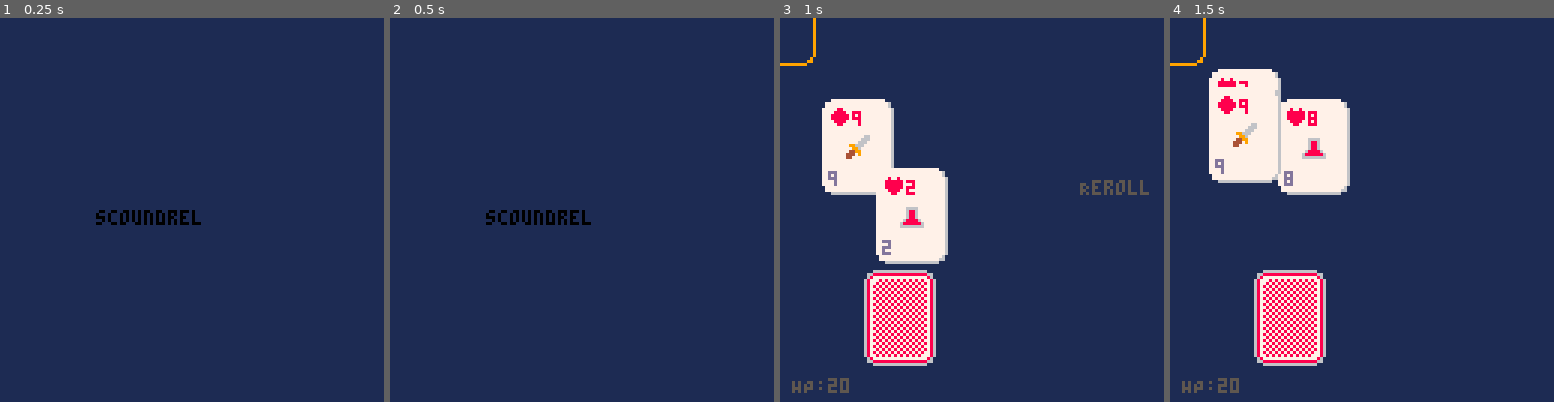
Above: before the commit, frames 1-4 (left to right).
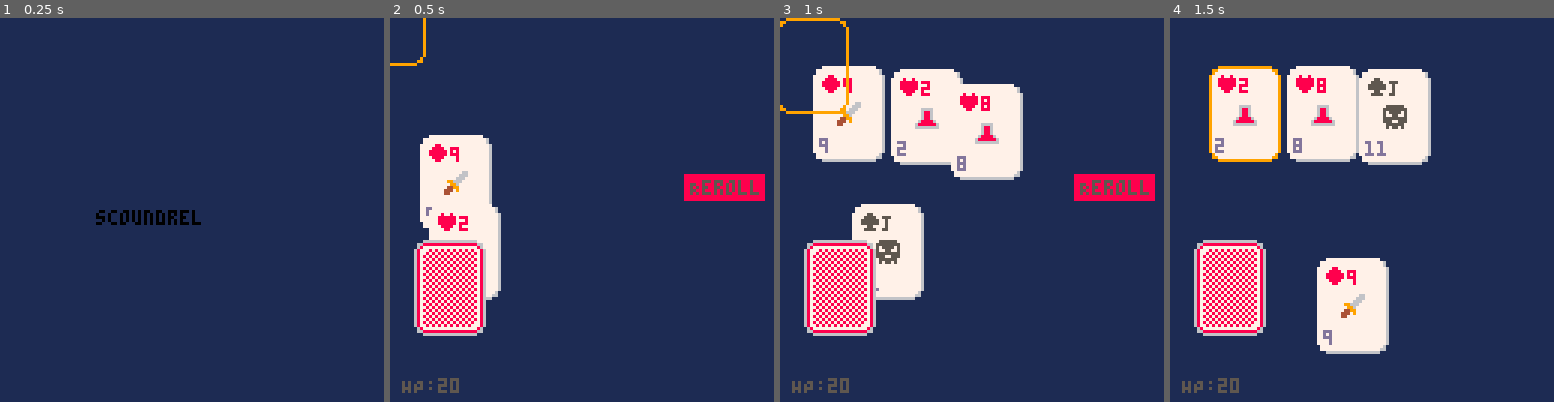
Above: after the commit, the same moments.

Repository: chrispane11/scoundrel
Game: PICO-8 cartridge scoundrel.p8
Same seed, same stepped clock (60 frames per second), same inputs: the game is played once before the commit and once after it.
Inputs:
- Up to frame 1 (0.25 s): no input
- Up to frame 2 (0.5 s): tap X (X key) at 0.33 s
- Up to frame 3 (1 s): tap O (Z key) at 0.7 s
- Up to frame 4 (1.5 s): tap X (X key) at 1.07 s

Frame 1 is identical in both runs. In frame 2, 13% of the frame differs, in the area x 0-98%, y 0-98%; in frame 3, 27%, in the area x 0-98%, y 0-91%; in frame 4, 24%.

Commit message:
Small adjustments

Diff:
--- a/card.lua
+++ b/card.lua
@@ -30,6 +30,15 @@
     return types[self.suit] or 'monster'
 end
 
+function Card:update()
+    if (self.delay > 0) then
+        self.delay -= 1
+        return
+    end
+    self.current_x = lerp(self.current_x, self.target_x, 0.2)
+    self.current_y = lerp(self.current_y, self.target_y, 0.2)
+end
+
 -- Usage
 -- local myAcc = Account:new(100)
 -- myAcc:deposit(50)
--- a/helpers.lua
+++ b/helpers.lua
@@ -1,4 +1,3 @@
-L, R, U, D, O, X = 0, 1, 2, 3, 4, 5
 function lerp(a, b, t) return a + (b - a) * t end
 function vec2(x,y) return { x=x or 0, y=y or 0 } end
 
@@ -14,3 +13,30 @@
     local w, h = spr_w * 8, spr_h * 8
     return x - w / 2, y - h / 2
 end
+
+-- function _init()
+--   states = {}
+--   -- Push the initial state
+--   push_state(state_menu)
+-- end
+
+-- function _update()
+--   local current = states[#states]
+--   if current and current.update then current.update() end
+-- end
+
+-- function _draw()
+--   -- Optionally draw all states for transparency, or just the top
+--   for s in all(states) do
+--     if s.draw then s.draw() end
+--   end
+-- end
+
+-- function push_state(s)
+--   if s.init then s.init() end
+--   add(states, s)
+-- end
+
+-- function pop_state()
+--   deli(states, #states)
+-- end
--- a/main.lua
+++ b/main.lua
@@ -85,7 +85,7 @@
 function create_dungeon()
     for i = 1,4 do
         local card = draw_card()
-        card.delay = (i - 1) * 5
+        card.delay = (i - 1) * 3
         add(dungeon, card)
     end
 end
@@ -108,32 +108,6 @@
     card.target_y = 80
 end
 
-function _init()
-    poke(0x5f2c,0x40)
-    -- Create the deck (w/o some cards)
-    local ranks = {'j', 'q', 'k', 'a'}
-    local suits = {'c', 'd', 'h', 's'}
-    for v = 2,10 do
-        add(ranks, ''..v)
-    end
-
-    foreach(suits, function (suit)
-        foreach(ranks, function (rank)
-            if (suit == 'd' or suit == 'h') and (rank == 'a' or rank == 'j' or rank == 'q' or rank == 'k') then
-                return
-            end
-            local card = Card:new(rank, suit)
-            card.current_x = 40
-            card.current_y = 100
-            card.target_x = 40
-            card.target_y = 100
-            card.face_down = true
-            add(cards, card)
-        end)
-    end)
-    shuffle(cards)
-end
-
 function remove_selected_from_dungeon()
     deli(dungeon, selected_index)
     selected_index = selected_index - 1 < 1 and 1 or selected_index - 1
@@ -141,8 +115,8 @@
 
 function reroll_dungeon()
     for i, card in ipairs(dungeon) do
-        card.target_x = 40
-        card.target_y = 100
+        card.target_x = 20
+        card.target_y = 90
         card.delay = (i - 1) * 2
         card.face_down = true
         add(cards, card, 1)
@@ -165,7 +139,7 @@
 current_state = 'menu'
 menu_state = {
     update = function ()
-        if btn(O) then
+        if btn(🅾️) or btn(❎) then
             create_dungeon()
             current_state = 'dungeon'
         end
@@ -287,22 +261,8 @@
             kill.current_x = lerp(kill.current_x, weapon_card.current_x, 0.2)
             kill.current_y = lerp(kill.current_y, weapon_card.current_y + 10, 0.2)
         end
-        foreach(discards, function (card)
-            if (card.delay > 0) then
-                card.delay -= 1
-                return
-            end
-            card.current_x = lerp(card.current_x, card.target_x, 0.2)
-            card.current_y = lerp(card.current_y, card.target_y, 0.2)
-        end)
-        foreach(cards, function (card)
-            if (card.delay > 0) then
-                card.delay -= 1
-                return
-            end
-            card.current_x = lerp(card.current_x, card.target_x, 0.2)
-            card.current_y = lerp(card.current_y, card.target_y, 0.2)
-        end)
+        foreach(discards, function (card) card:update() end)
+        foreach(cards, function (card) card:update() end)
     end,
     draw = function ()
         foreach(dungeon, render_card)
@@ -319,6 +279,7 @@
         end
 
         if not rerolled_recently and count(dungeon) == 4 then
+            rectfill(98, 52, 124, 60, 8)
             print("Reroll", 100, 54, reroll_selected and 9 or 5)
         end
 
@@ -336,6 +297,31 @@
     dungeon = dungeon_state,
 }
 
+function _init()
+    local ranks = {'j', 'q', 'k', 'a'}
+    local suits = {'c', 'd', 'h', 's'}
+    for v = 2,10 do
+        add(ranks, ''..v)
+    end
+
+    foreach(suits, function (suit)
+        foreach(ranks, function (rank)
+            if (suit == 'd' or suit == 'h') and (rank == 'a' or rank == 'j' or rank == 'q' or rank == 'k') then
+                return
+            end
+            local card = Card:new(rank, suit)
+            card.current_x = 20
+            card.current_y = 90
+            card.target_x = 20
+            card.target_y = 90
+            card.face_down = true
+            add(cards, card)
+        end)
+    end)
+    shuffle(cards)
+end
+
+
 function _update ()
     states[current_state].update()
 end
